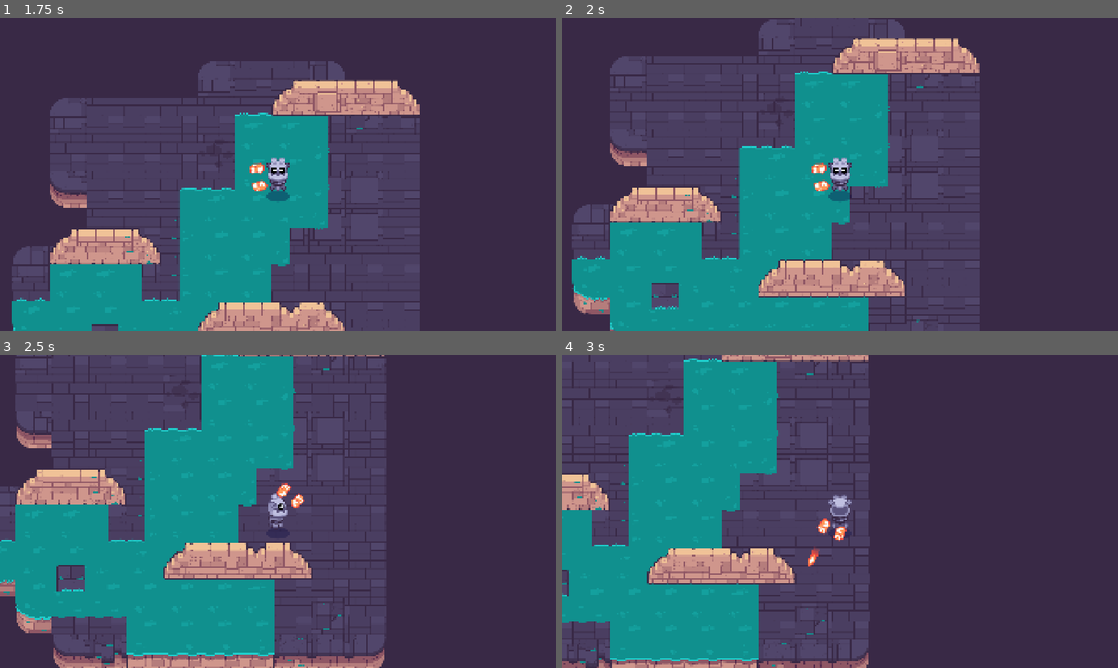
Above: before the commit, frames 1-4 (two rows, left to right).
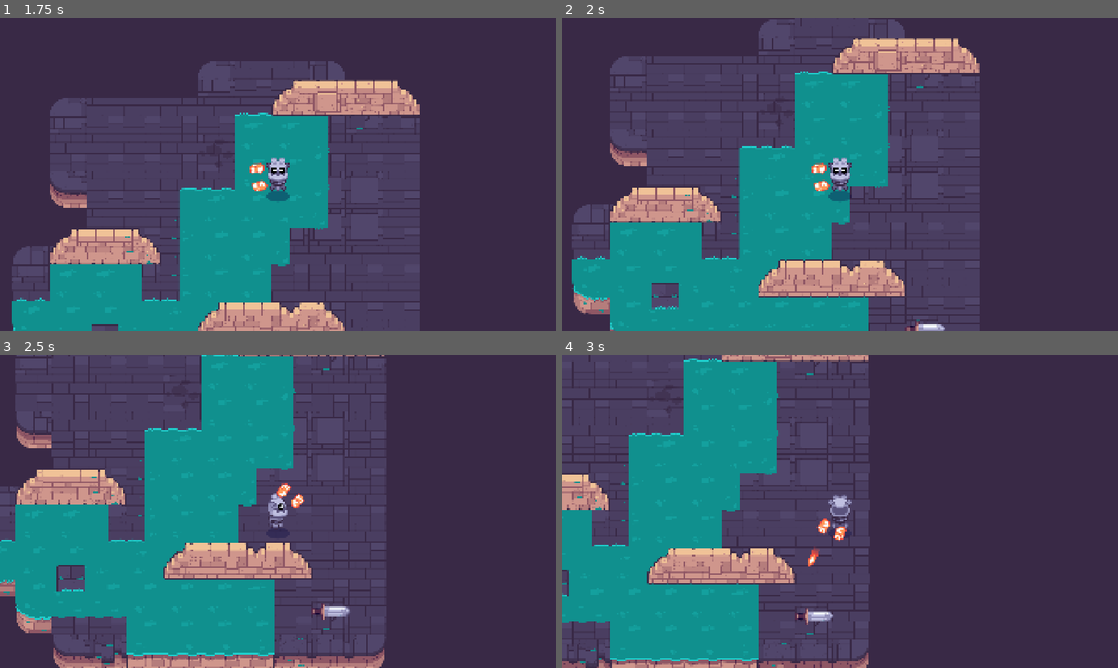
Above: after the commit, the same moments.

Repository: iFryTheReal/GDQuestTweenStick
Game: Godot game, scene res://test_room.tscn
Same seed, same stepped clock (60 frames per second), same inputs: the game is played once before the commit and once after it. The project has no main scene, so this scene is started directly.
Inputs (mouse positions are in pixels of both pictures, inside the frame that each line leads up to):
- Up to frame 1 (1.75 s): tap Enter at 0.5 s; move the mouse to (400, 158) at 0.52 s; hold D (move_right) 0.53-1.28 s; hold Space (shoot) 0.53-1.28 s; click (400, 158) at 0.67 s; move the mouse to (166, 190) at 1.27 s; hold S (move_down) from 1.28 s (still down); tap Z at 1.35 s
- Up to frame 2 (2 s): keep holding S (move_down)
- Up to frame 3 (2.5 s): move the mouse to (333, 442) at 2.02 s; release S (move_down) at 2.03 s; hold D (move_right) from 2.03 s (still down); hold Space (shoot) from 2.03 s (still down)
- Up to frame 4 (3 s): move the mouse to (812, 574) at 2.77 s; release D (move_right) at 2.78 s; release Space (shoot) at 2.78 s; hold W (move_up) from 2.78 s (still down); tap Z at 2.85 s; click (812, 574) at 2.92 s

Frame 1 is identical in both runs. In frame 2, 0.1% of the frame differs, in the area x 62-69%, y 96-100%; in frame 3, 0.2%, in the area x 56-63%, y 79-85%; in frame 4, 0.2%.

Commit message:
Add player detection to mob

Diff:
--- /dev/null
+++ b/mobs/mob.gd
@@ -0,0 +1,22 @@
+extends CharacterBody2D
+
+@onready var _detection_area: Area2D = %DetectionArea
+
+var _player: Player = null
+
+func _ready() -> void:
+	_detection_area.body_entered.connect(func (body: Node) -> void:
+		if body is Player:
+			_player = body
+			print_debug("Player entered at position : %.2v" % _player.position)
+	)
+
+	_detection_area.body_exited.connect(func (body: Node) -> void:
+		if body is Player:
+			print_debug("Player exited at position : %.2v" % _player.position)
+			_player = null
+	)
+
+func _physics_process(delta: float) -> void:
+	if _player != null:
+		pass
--- a/mobs/mob.tscn
+++ b/mobs/mob.tscn
@@ -1,6 +1,7 @@
-[gd_scene load_steps=4 format=3 uid="uid://c0i2gypp2yyrp"]
+[gd_scene load_steps=5 format=3 uid="uid://c0i2gypp2yyrp"]
 
 [ext_resource type="Texture2D" uid="uid://nohjoiah3jgr" path="res://mobs/sword_inactive.png" id="1_bteyy"]
+[ext_resource type="Script" uid="uid://cxodc6xq7oi85" path="res://mobs/mob.gd" id="1_fgbma"]
 
 [sub_resource type="CapsuleShape2D" id="CapsuleShape2D_bteyy"]
 radius = 18.0
@@ -11,6 +12,7 @@
 
 [node name="Mob" type="CharacterBody2D"]
 motion_mode = 1
+script = ExtResource("1_fgbma")
 
 [node name="Sprite2D" type="Sprite2D" parent="."]
 texture = ExtResource("1_bteyy")
@@ -21,6 +23,7 @@
 shape = SubResource("CapsuleShape2D_bteyy")
 
 [node name="DetectionArea" type="Area2D" parent="."]
+unique_name_in_owner = true
 
 [node name="CollisionShape2D" type="CollisionShape2D" parent="DetectionArea"]
 shape = SubResource("CircleShape2D_bteyy")
--- a/player/player.gd
+++ b/player/player.gd
@@ -1,3 +1,4 @@
+class_name Player
 extends CharacterBody2D
 
 @onready var _sprite_2d: Sprite2D = %Sprite2D
--- a/test_room.tscn
+++ b/test_room.tscn
@@ -1,7 +1,8 @@
-[gd_scene load_steps=3 format=3 uid="uid://6vk43bg5hv2m"]
+[gd_scene load_steps=4 format=3 uid="uid://6vk43bg5hv2m"]
 
 [ext_resource type="PackedScene" uid="uid://cu2rb5dl4ljte" path="res://levels/rooms/room_a.tscn" id="1_oqbmf"]
 [ext_resource type="PackedScene" uid="uid://43ku0c7m8gqa" path="res://player/player.tscn" id="2_arrdh"]
+[ext_resource type="PackedScene" uid="uid://c0i2gypp2yyrp" path="res://mobs/mob.tscn" id="3_arrdh"]
 
 [node name="TestRoom" type="Node2D"]
 
@@ -9,3 +10,6 @@
 
 [node name="Player" parent="." instance=ExtResource("2_arrdh")]
 position = Vector2(424, 281)
+
+[node name="Mob" parent="." instance=ExtResource("3_arrdh")]
+position = Vector2(1219, 1070)
Not shown, added: mobs/mob.gd.uid
